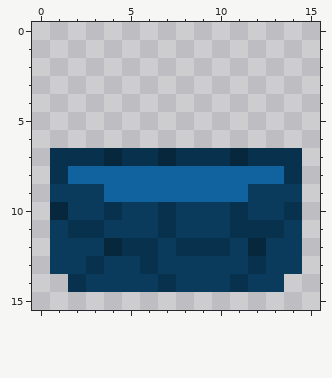
File history of a pixel-art file, incremental-game/assets/ui/well_icon_16.aseprite. That is the earlier state.
16x16 pixels, 1 frame.
New version:
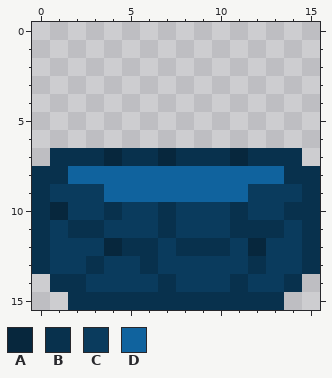
Palette (. is transparent): A #07273d  B #08314d  C #0a3b5d  D #10639e
Difference:
@@ x 0..15 @@
  7 .BBBABBABBBABBB.
- 8 .BDDDDDDDDDDDDB.
- 9 .CCCDDDDDDDDCCC.
-10 .ACCBCCBCCCBCCB.
-11 .CBBCCCBCCCBBBC.
-12 .CCCABBCBBBCACC.
-13 .CCBCCBCCCCCBCC.
-14 ..BCCCCBCCCBCC..
-15 ................
+ 8 BBDDDDDDDDDDDDBB
+ 9 BCCCDDDDDDDDCCCB
+10 BACCBCCBCCCBCCBB
+11 BCBBCCCBCCCBBBCB
+12 BCCCABBCBBBCACCB
+13 BCCBCCBCCCCCBCCB
+14 .BBCCCCBCCCBCCB.
+15 ..BBBBBBBBBBBB..
